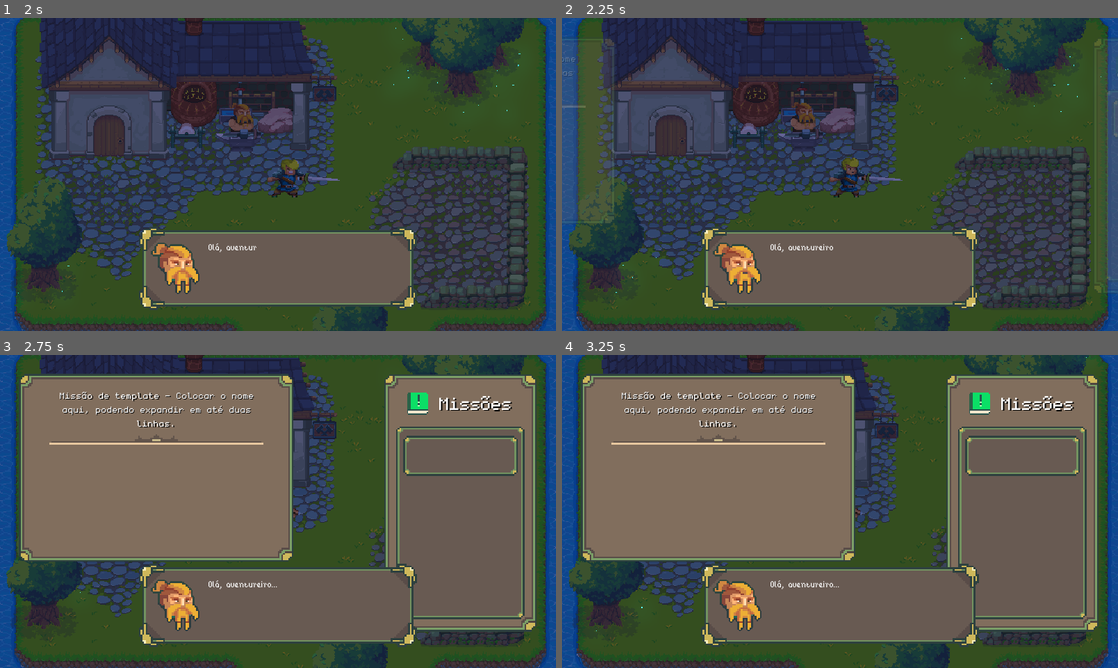
Above: before the commit, frames 1-4 (two rows, left to right).
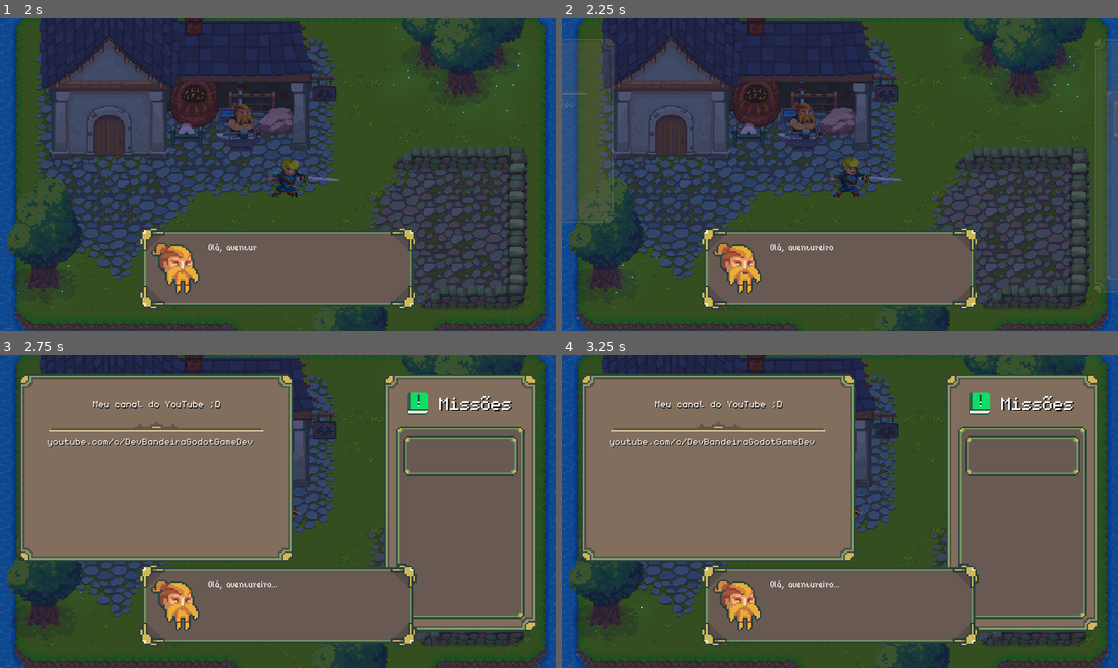
Above: after the commit, the same moments.

Repository: Bandeiraa/Shadow-World
Game: Godot game, scene res://scenes/grass_lands/management/level.tscn
The game is run twice, just before and just after one commit, with the same random seed, the same clock (stepped at 60 frames per second) and the same inputs.
Inputs (mouse positions are in pixels of both pictures, inside the frame that each line leads up to):
- Up to frame 1 (2 s): move the mouse to (400, 158) at 0.52 s; hold Right (ui_right) 0.53-1.28 s; click (400, 158) at 0.6 s; move the mouse to (166, 190) at 1.27 s; hold Down (ui_down) from 1.28 s (still down); tap E (interact) at 1.35 s
- Up to frame 2 (2.25 s): move the mouse to (895, 105) at 2.02 s; release Down (ui_down) at 2.03 s; hold Right (ui_right) from 2.03 s (still down); tap Q (quest_container) at 2.1 s
- Up to frame 3 (2.75 s): keep holding Right (ui_right)
- Up to frame 4 (3.25 s): move the mouse to (812, 574) at 2.77 s; release Right (ui_right) at 2.78 s; hold Up (ui_up) from 2.78 s (still down); click (812, 574) at 2.85 s

Frame 1 is identical in both runs. In frame 2, less than 0.1% of the frame differs, in the area x 0-5%, y 12-29%; in frame 3, 2.2%, in the area x 8-48%, y 11-30%; in frame 4, 2.2%.

Commit message:
Adding roleplay text to quest description

Diff:
--- a/scenes/general/interface/quest/quest_container.tscn
+++ b/scenes/general/interface/quest/quest_container.tscn
@@ -10,6 +10,9 @@
 [ext_resource path="res://assets/interface/fonts/monogram.ttf" type="DynamicFontData" id=9]
 
 [sub_resource type="DynamicFont" id=11]
+font_data = ExtResource( 9 )
+
+[sub_resource type="DynamicFont" id=12]
 font_data = ExtResource( 9 )
 
 [sub_resource type="DynamicFont" id=4]
@@ -255,7 +258,7 @@
 rect_min_size = Vector2( 0, 31 )
 custom_colors/font_color_shadow = Color( 0, 0, 0, 1 )
 custom_fonts/font = SubResource( 11 )
-text = "Missão de template - Colocar o nome aqui, podendo expandir em até duas linhas."
+text = "Missão de template"
 align = 1
 valign = 1
 autowrap = true
@@ -266,13 +269,25 @@
 margin_bottom = 48.0
 texture = ExtResource( 8 )
 
+[node name="QuestDescription" type="Label" parent="LeftContainer/VContainer"]
+margin_top = 52.0
+margin_right = 250.0
+margin_bottom = 172.0
+rect_min_size = Vector2( 0, 120 )
+custom_colors/font_color_shadow = Color( 0, 0, 0, 1 )
+custom_fonts/font = SubResource( 12 )
+text = "Texto de template da missão, ele irá exibir para o personagem o objetivo da quest...
+
+Glab yo blobs."
+autowrap = true
+
 [node name="RightSidebar" type="TextureRect" parent="."]
 modulate = Color( 1, 1, 1, 0 )
 anchor_left = 1.0
 anchor_right = 1.0
-margin_left = 660.0
+margin_left = 20.0
 margin_top = 20.0
-margin_right = 840.0
+margin_right = 200.0
 margin_bottom = 320.0
 mouse_filter = 2
 texture = ExtResource( 2 )
--- a/scripts/general/interface/quest/quest_container.gd
+++ b/scripts/general/interface/quest/quest_container.gd
@@ -3,7 +3,34 @@
 
 onready var animation: AnimationPlayer = get_node("Animation")
 
+onready var left_container: TextureRect = get_node("LeftContainer")
+onready var quest_name: Label = left_container.get_node("VContainer/QuestName")
+onready var quest_description: Label = left_container.get_node("VContainer/QuestDescription")
+
 var on_action: bool = false
+
+var roleplay_name_list: Array = [
+	"...",
+	"Nenhuma missão selecionada.",
+	"Meu canal do YouTube ;D"
+]
+
+var roleplay_description_list: Array = [
+	"Está vazio aqui.",
+	"Nenhuma Descrição no momento.",
+	"youtube.com/c/DevBandeiraGodotGameDev"
+]
+
+func _ready() -> void:
+	randomize()
+	display_placeholder_text()
+
+
+func display_placeholder_text() -> void:
+	var random_index: int = randi() % roleplay_description_list.size()
+	quest_name.text = roleplay_name_list[random_index]
+	quest_description.text = roleplay_description_list[random_index]
+
 
 func play_animation(anim: String) -> void:
 	animation.play(anim)
@@ -13,6 +40,7 @@
 	match anim_name:
 		"hide_container":
 			on_action = false
+			display_placeholder_text()
 
 		"show_container":
 			on_action = true
Not shown: 1 places in scenes/general/interface/quest/quest_container.tscn that only renumber resources
